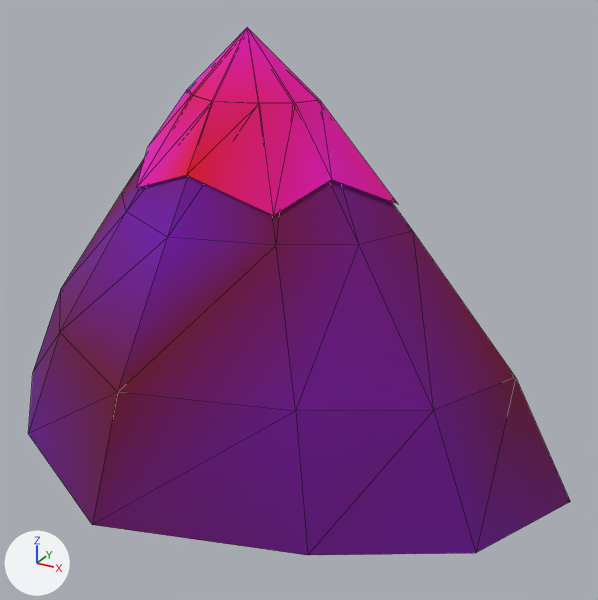
The glTF model ArtSource/Exports/Environment/Mountain_Back_01.glb as it was, and as the next commit left it.
Rendered twice from a camera (50 mm lens) standing at (30.4, -48.3, 35.7) and looking at (3.6, 0.5, 11.3). Every picture has the same lights, and +X, +Y and +Z are marked at lower left. The picture after the commit comes second. Mesh edges are drawn as thin lines. Vertices at exactly the same position are counted once.

In view in the first picture: 'Mountain_Back_01'.
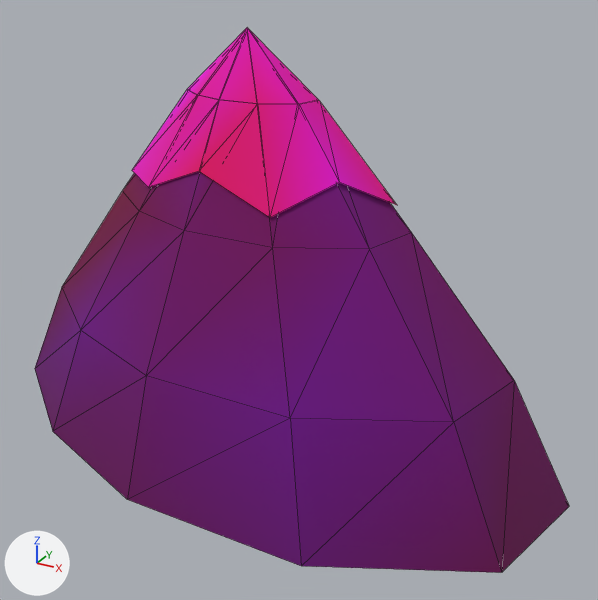
The change, as a list of edits to the scene's bpy script:
```text
Change me_mountain_back_01:
    used by ob_mountain_back_01; location = (0.0, 0.0, 0.0)
    remove me_mountain_back_01.from_pydata(...)  # 56 vertices, 90 faces; spans x -24.9..23.9, y -14.2..12.6, z -2.0..30.2
    add me_mountain_back_01.from_pydata(...)  # 56 vertices, 90 faces; spans x -25.3..24.0, y -10.8..13.2, z -2.0..30.2
    me_mountain_back_01 part 1: 54 of 56 vertices moved; they spanned x -24.9..23.9, y -14.2..12.6, z -2.0..25.8 and now span x -25.3..24.0, y -10.8..13.2, z -2.0..25.8; mean shift (0.5, 0.2, 0.0); largest move (23.9, 4.6, -2.0) -> (-2.9, 13.2, -2.0)
    me_mountain_back_01 part 2: 90 faces centred in x -21.0..20.9, y -11.1..10.8, z 1.2..27.3 are repainted in the vertex colours; the middle colour goes from pink #fe00b1 to pink #fe00ac
```

Boxes (x1, y1, x2, y2) around the edits, measured in the pictures (598 x 600 px; the box of a moved part takes in the faces that stretch with it):
'Mountain_Back_01', reshaped, recoloured
    before: (28, 28, 570, 555)
    after: (35, 28, 569, 573)
part 1 of me_mountain_back_01, moved or reshaped
    before: (28, 28, 570, 555)
    after: (35, 28, 569, 573)
part 2 of me_mountain_back_01, recoloured
    before: (28, 38, 570, 555)
    after: (35, 38, 569, 573)
